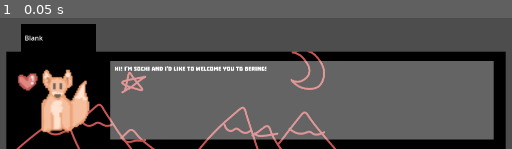
Above: before the commit, frame 1.
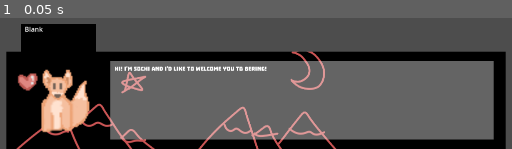
Above: after the commit, the same moment.

Repository: tateorrtot/teskan_dialogue
Game: Godot game, scene res://Testing/DialogueUI.tscn
Same seed, same stepped clock (60 frames per second), same inputs: the game is played once before the commit and once after it. This scene is started directly instead of the project's main scene. Sound files missing from this copy of the repository are replaced by a short silence.
Inputs:
- Up to frame 1 (0.05 s): no input

The runs differ from the first frame. In frame 1, 0.3% of the frame differs, in the area x 4-9%, y 6-18%.

Commit message:
made naming of DialogueBox consistent

Diff:
--- a/Testing/DialogueUI.tscn
+++ b/Testing/DialogueUI.tscn
@@ -1,27 +1,26 @@
-[gd_scene load_steps=10 format=2]
+[gd_scene load_steps=9 format=3 uid="uid://cag3i647ha3an"]
 
-[ext_resource path="res://Testing/random_pitch.gd" type="Script" id=1]
-[ext_resource path="res://Testing/fox2.png" type="Texture" id=2]
-[ext_resource path="res://Testing/troika.otf" type="DynamicFontData" id=3]
-[ext_resource path="res://Testing/fritz2.wav" type="AudioStream" id=4]
-[ext_resource path="res://Testing/Mountains.png" type="Texture" id=5]
-[ext_resource path="res://Testing/Test.png" type="Texture" id=7]
+[ext_resource type="Script" path="res://Testing/random_pitch.gd" id="1"]
+[ext_resource type="Texture2D" uid="uid://b1ptuensjrcsj" path="res://Testing/fox2.png" id="2"]
+[ext_resource type="FontFile" uid="uid://8xt7anoneunr" path="res://Testing/troika.otf" id="3"]
+[ext_resource type="AudioStream" uid="uid://c6uq61tl55g08" path="res://Testing/fritz2.wav" id="4"]
+[ext_resource type="Texture2D" uid="uid://dgm8878if55c8" path="res://Testing/Mountains.png" id="5"]
+[ext_resource type="Texture2D" uid="uid://dgntvocquiovo" path="res://Testing/Test.png" id="7"]
 
-[sub_resource type="DynamicFont" id=4]
-size = 50
-outline_size = 1
-outline_color = Color( 0, 0, 0, 1 )
-font_data = ExtResource( 3 )
+[sub_resource type="FontFile" id="19"]
+fallbacks = Array[Font]([ExtResource("3")])
+cache/0/16/0/ascent = 0.0
+cache/0/16/0/descent = 0.0
+cache/0/16/0/underline_position = 0.0
+cache/0/16/0/underline_thickness = 0.0
+cache/0/16/0/scale = 1.0
+cache/0/16/0/kerning_overrides/16/0 = Vector2(0, 0)
 
-[sub_resource type="DynamicFont" id=19]
-size = 48
-font_data = ExtResource( 3 )
-
-[sub_resource type="Theme" id=20]
-RichTextLabel/colors/default_color = Color( 1, 1, 1, 1 )
-RichTextLabel/colors/font_color_selected = Color( 0.49, 0.49, 0.49, 1 )
-RichTextLabel/colors/font_color_shadow = Color( 0, 0, 0, 0 )
-RichTextLabel/colors/selection_color = Color( 0.1, 0.1, 1, 0.8 )
+[sub_resource type="Theme" id="20"]
+RichTextLabel/colors/default_color = Color(1, 1, 1, 1)
+RichTextLabel/colors/font_color_selected = Color(0.49, 0.49, 0.49, 1)
+RichTextLabel/colors/font_color_shadow = Color(0, 0, 0, 0)
+RichTextLabel/colors/selection_color = Color(0.1, 0.1, 1, 0.8)
 RichTextLabel/constants/line_separation = 1
 RichTextLabel/constants/shadow_as_outline = 0
 RichTextLabel/constants/shadow_offset_x = 1
@@ -32,98 +31,81 @@
 RichTextLabel/fonts/bold_italics_font = null
 RichTextLabel/fonts/italics_font = null
 RichTextLabel/fonts/mono_font = null
-RichTextLabel/fonts/normal_font = SubResource( 19 )
+RichTextLabel/fonts/normal_font = SubResource("19")
 RichTextLabel/styles/focus = null
 RichTextLabel/styles/normal = null
 
 [node name="DialogueUI" type="CanvasLayer"]
 
 [node name="GuiControl" type="Control" parent="."]
+layout_mode = 3
 anchor_left = 0.187
 anchor_top = 0.722
 anchor_right = 0.812
 anchor_bottom = 1.0
-margin_left = 0.959991
-margin_top = -19.7601
-margin_right = 0.959961
 
 [node name="DialogueBackground" type="TextureRect" parent="GuiControl"]
 unique_name_in_owner = true
+layout_mode = 0
 anchor_top = 0.219
 anchor_right = 1.0
 anchor_bottom = 1.0
-margin_top = -0.0800018
-texture = ExtResource( 5 )
+texture = ExtResource("5")
 
 [node name="NameBackground" type="ColorRect" parent="GuiControl"]
 unique_name_in_owner = true
+layout_mode = 0
 anchor_left = 0.029
 anchor_right = 0.179
 anchor_bottom = 0.219
-margin_left = 0.199997
-margin_right = 0.199997
-margin_bottom = -0.0800018
-color = Color( 0, 0, 0, 1 )
+color = Color(0, 0, 0, 1)
 
 [node name="NameLabel" type="Label" parent="GuiControl/NameBackground"]
 unique_name_in_owner = true
+layout_mode = 0
 anchor_left = 0.05
 anchor_right = 0.95
 anchor_bottom = 1.0
-margin_right = -1.52588e-05
-rect_pivot_offset = Vector2( -731, -179 )
 size_flags_horizontal = 6
-custom_fonts/font = SubResource( 4 )
 text = "Blank"
-valign = 1
-autowrap = true
 
 [node name="PortraitBox" type="TextureRect" parent="GuiControl"]
 unique_name_in_owner = true
+layout_mode = 0
 anchor_left = 0.021
 anchor_top = 0.297
 anchor_right = 0.187
 anchor_bottom = 0.922
-margin_left = -0.200003
-margin_top = -0.0400085
-margin_right = 0.599991
-margin_bottom = -0.0400085
-texture = ExtResource( 2 )
+texture = ExtResource("2")
 
 [node name="ColorRect" type="ColorRect" parent="GuiControl"]
 unique_name_in_owner = true
+layout_mode = 0
 anchor_left = 0.208
 anchor_top = 0.297
 anchor_right = 0.975
 anchor_bottom = 0.922
-margin_left = 0.399994
-margin_top = -0.0400085
-margin_bottom = -0.0400085
-color = Color( 1, 1, 1, 0.392157 )
+color = Color(1, 1, 1, 0.392157)
 
 [node name="DisplayText" type="RichTextLabel" parent="GuiControl/ColorRect"]
 unique_name_in_owner = true
+layout_mode = 0
 anchor_left = 0.011
 anchor_top = 0.05
 anchor_right = 0.989
 anchor_bottom = 1.0
-margin_left = -0.120001
-margin_right = 0.119995
-theme = SubResource( 20 )
+theme = SubResource("20")
 bbcode_enabled = true
-bbcode_text = "Hi! I'm [color=#c9c8d9]Sochi[/color] and I'd like to welcome you to [wave amp=50 freq=2][color=#968ffe]BERING![/color][/wave]"
 text = "Hi! I'm Sochi and I'd like to welcome you to BERING!"
 
 [node name="Timer" type="Timer" parent="GuiControl/ColorRect/DisplayText"]
 
 [node name="OLDDialogueBackground" type="TextureRect" parent="GuiControl"]
 visible = false
-margin_top = 280.0
-margin_right = 2000.0
-margin_bottom = 1080.0
-texture = ExtResource( 7 )
+layout_mode = 0
+texture = ExtResource("7")
 
 [node name="AudioStreamPlayer" type="AudioStreamPlayer" parent="."]
-stream = ExtResource( 4 )
+stream = ExtResource("4")
 volume_db = -23.054
-script = ExtResource( 1 )
+script = ExtResource("1")
--- a/main.tscn
+++ b/main.tscn
@@ -2,7 +2,7 @@
 
 [ext_resource type="Script" path="res://main.gd" id="1_3a5c2"]
 [ext_resource type="PackedScene" uid="uid://beausstv1wra7" path="res://addons/teskan/DialogueGUI.tscn" id="2_din3m"]
-[ext_resource type="Script" path="res://dialogue_input.gd" id="3_ov05i"]
+[ext_resource type="Script" path="res://addons/teskan/scripts/dialogue/presets/dialogue_input.gd" id="3_ov05i"]
 
 [node name="Node2D" type="Node2D" node_paths=PackedStringArray("gui")]
 script = ExtResource("1_3a5c2")
Not shown, changed: addons/teskan/scenes/dialogue/presets/DialogueBox.tscn
Not shown, changed: addons/teskan/scenes/dialogue/screens/ThemeScreen.tscn
Not shown, changed: addons/teskan/scripts/dialogue/presets/dialogue_input.gd
Not shown, changed: addons/teskan/scripts/dialogue/screens/theme_screen.gd
Not shown, changed: teskan_data/dialogue/themes/theme1007987694
Not shown, changed: teskan_data/dialogue/timelines/timeline15709276490
